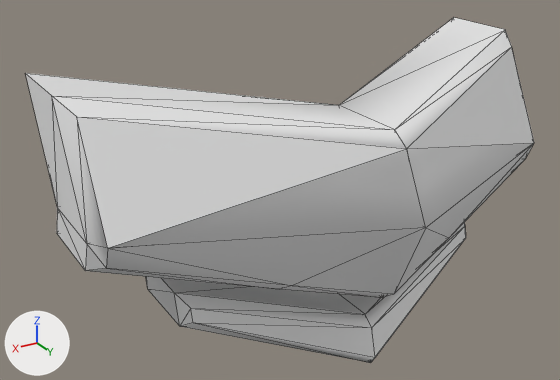
Renders of the OBJ model assets/meshes/mech2/torso/hatch_white.obj from each side of a commit.
Camera for both pictures: a camera (50 mm lens) standing at (3.7, 6.78, 10.6) and looking at (0.41, 1.29, 7.85). Arrows for +X, +Y and +Z are at lower left; the lights stay in place. The older version comes first. Mesh edges are drawn as thin lines. Where no turn or scale is listed for an object, it has been applied to the vertices. Vertices at exactly the same position are counted once.

The first picture shows 'hatch_white'.
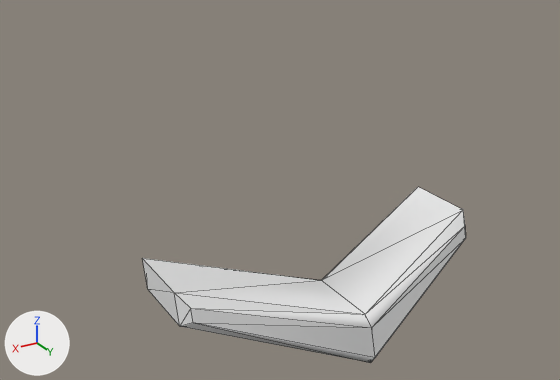
Changed parts and their boxes [x1, y1, x2, y2] in the pictures (560 x 380 px):
'hatch_white', reshaped (36% narrower, 49% shorter)
    before: [26, 18, 534, 363]
    after: [143, 187, 466, 363]
part 1 of me_hatch_white, deleted
    before: [26, 18, 534, 298]

Edits to the bpy script that builds the scene:
```text
Change me_hatch_white:
    used by ob_hatch_white; location = (0.0, 0.0, 0.0)
    remove me_hatch_white.from_pydata(...)  # 68 vertices, 154 faces; spans x -2.3..2.3, y 0.45..2.77, z 6.41..8.99
    add me_hatch_white.from_pydata(...)  # 24 vertices, 50 faces; spans x -1.59..1.59, y 0.87..2.26, z 6.41..7.3
    me_hatch_white part 1: the loose piece of 44 vertices spanning x -2.3..2.3, y 0.45..2.77, z 7.14..8.99 is deleted
```
